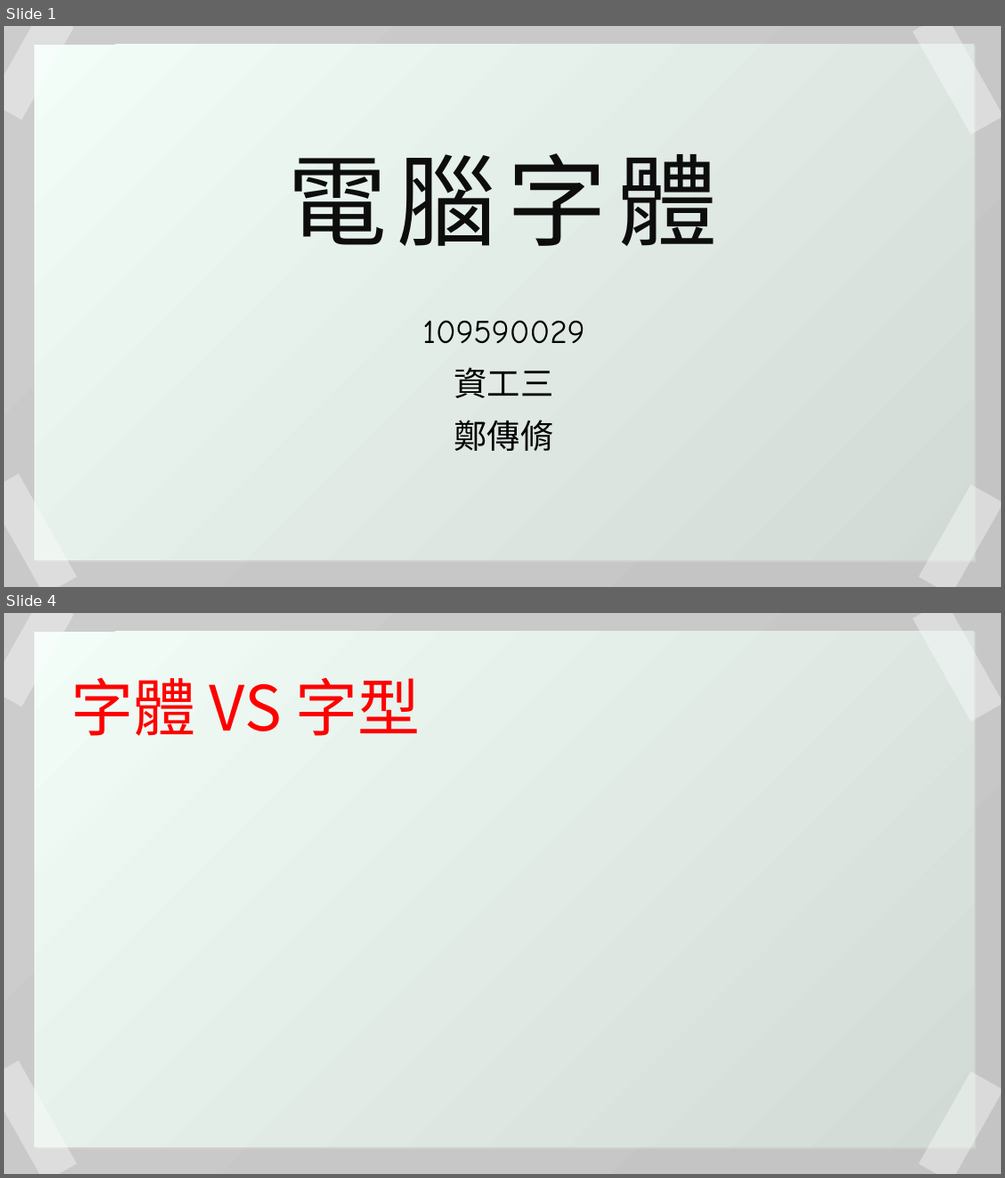
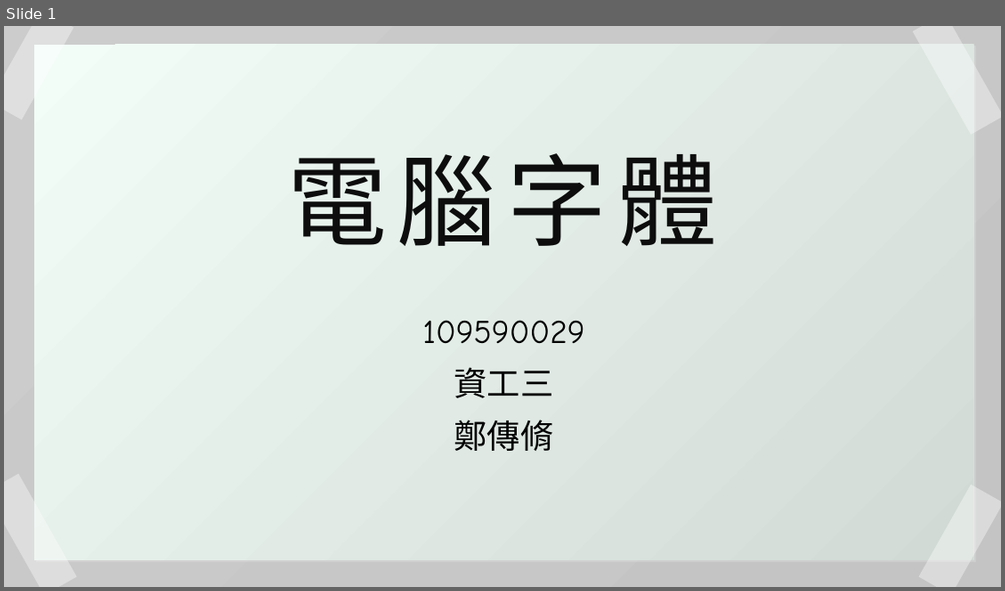
Before and after one commit to duckken1026/computer-font, a slide deck: 109590029_鄭傳脩_藝術概論期中報告.pptx. Shown one above the other, each under a label of ours: slides 1 and 4 before the commit, slide 1 after it; the slides between them are not shown. The pictures are 1005x1178 and 1005x591 pixels, drawn with LibreOffice and Linux fonts; fonts in the diff are those of the drawing. Boxes give left, top, right and bottom in pixels: in the first picture for what was removed or moved away, otherwise in the second. Text is boxed around its words. In the diff, an @@ line names an element or a change of style, - is before the commit and + after.

```diff
--- a/109590029_鄭傳脩_藝術概論期中報告.pptx
+++ b/109590029_鄭傳脩_藝術概論期中報告.pptx
@@ slide 4 removed at [4,613,1001,1174], background #FFFFFF; not listed: 1 template element that a slide beside it also shows @@
@@ rectangle removed at [4,613,74,706] @@
@@ rectangle removed at [34,632,974,1147] @@
@@ rectangle removed at [913,613,1001,722] @@
@@ text removed at [71,677,421,736] @@
-字體 VS 字型
@@ rectangle removed at [4,1060,77,1174] @@
@@ rectangle removed at [919,1071,1001,1174] @@
```
Also in this commit, not shown: 3 slides changed, 3 slides added.
